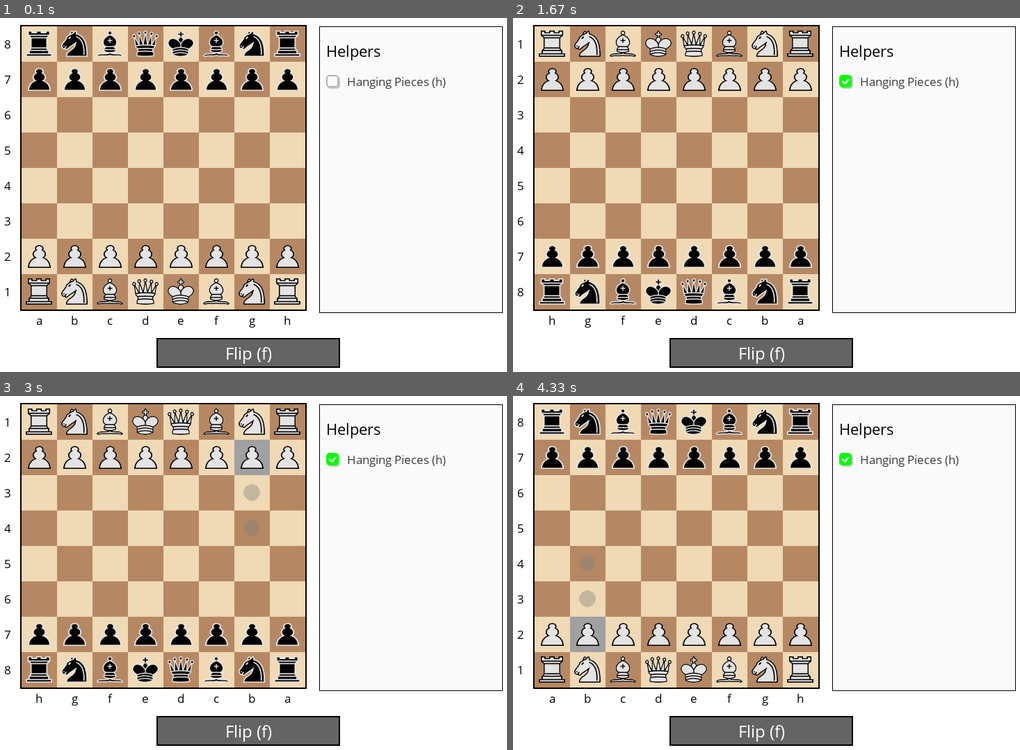
Above: before the commit, frames 1-4 (two rows, left to right).
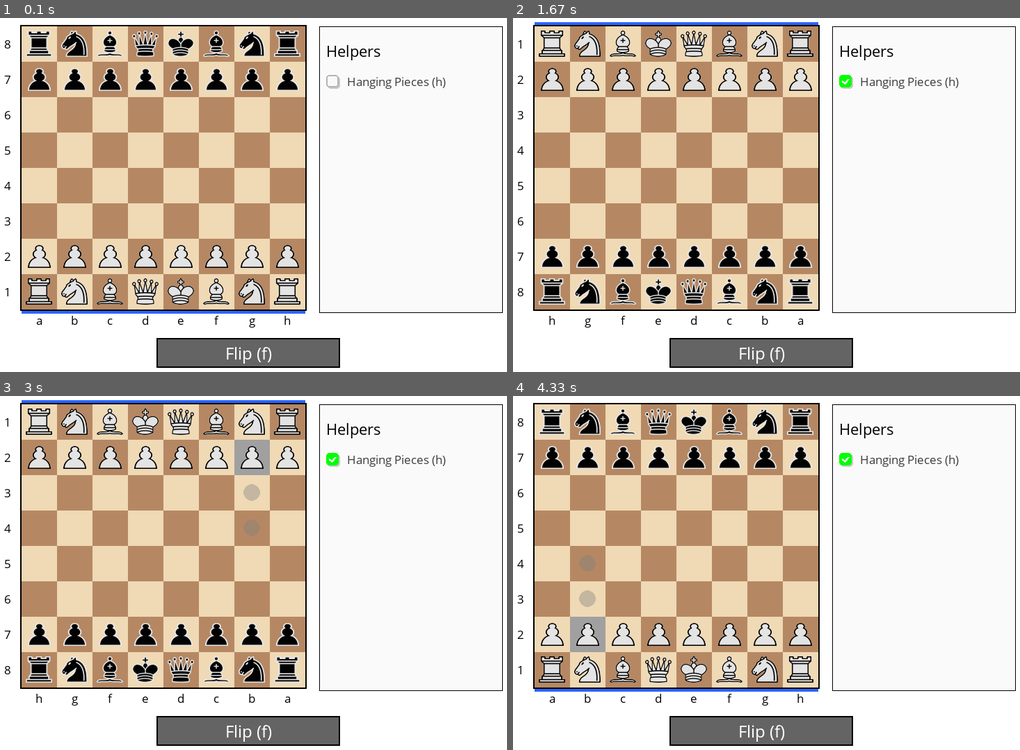
Above: after the commit, the same moments.

Repository: copperfishgh/testy
Game: pygame game, started from main.py
Two runs of this game, one before a commit and one after it. Both use one fixed random seed, a clock stepped at 60 frames per second and the inputs below.
Inputs (mouse positions are in pixels of both pictures, inside the frame that each line leads up to):
- Up to frame 1 (0.1 s): no input
- Up to frame 2 (1.67 s): click (847, 81) at 0.38 s; tap F at 0.67 s; move the mouse to (599, 131) at 1.17 s; click (599, 131) at 1.4 s
- Up to frame 3 (3 s): move the mouse to (111, 427) at 1.77 s; click (111, 427) at 2.08 s; move the mouse to (258, 442) at 2.53 s; click (258, 442) at 2.93 s
- Up to frame 4 (4.33 s): tap F at 3.53 s

The runs differ from the first frame. In frame 1, 0.4% of the frame differs, in the area x 4-61%, y 82-84%; in frame 2, 0.4%; in frame 3, 0.4%; in frame 4, 0.4%.

Commit message:
Add LED blue turn indicator with board flip support
- Implement simple solid LED blue rectangle to indicate whose turn it is
- Position indicator on current player's side of board (bottom for white, top for black)
- Handle board flipping correctly - indicator follows player pieces when board is flipped
- Clean, visible 4px thick bar that spans the width of the board

🤖 Generated with [Claude Code](https://claude.ai/code)

Co-Authored-By: Claude <noreply@anthropic.com>

Diff:
--- a/display.py
+++ b/display.py
@@ -233,12 +233,12 @@
         """Draw the pre-created move indicator at specified position"""
         screen.blit(self.move_indicator, (x, y))
 
-    def draw_hanging_piece_indicator(self, screen, x: int, y: int, is_active_player: bool) -> None:
-        """Draw an indicator for hanging pieces - red for active player (danger), green for opponent (opportunity)"""
+    def draw_hanging_piece_indicator(self, screen, x: int, y: int, is_player_piece: bool) -> None:
+        """Draw an indicator for hanging pieces - red for player (danger), green for opponent (opportunity)"""
         border_thickness = 4
 
-        # Choose color based on whether it's the active player's piece or opponent's
-        if is_active_player:
+        # Choose color based on whether it's the player's piece or opponent's piece
+        if is_player_piece:
             indicator_color = Colors.ANNOTATION_WARNING  # Red for player's hanging pieces (danger)
         else:
             indicator_color = Colors.ANNOTATION_POSITIVE  # Green for opponent's hanging pieces (opportunity)
@@ -246,6 +246,48 @@
         # Draw border on all four edges
         border_rect = pygame.Rect(x, y, self.square_size, self.square_size)
         pygame.draw.rect(screen, indicator_color, border_rect, border_thickness)
+
+    def draw_turn_indicator(self, screen, board_state: BoardState, is_board_flipped: bool) -> None:
+        """Draw LED blue rectangle on the current player's side of the board"""
+        # Board dimensions
+        board_size = self.square_size * 8
+        board_left = self.board_margin_x
+        board_top = self.board_margin_y
+        board_bottom = board_top + board_size
+
+        # LED blue color for turn indicator
+        led_blue = (40, 100, 255)
+
+        # Simple solid LED blue rectangle - twice the size of the board border
+        board_border_thickness = 2  # The black border around the board
+        indicator_thickness = board_border_thickness * 2  # Twice the border size
+
+        # Create rectangle spanning the width of the board
+        indicator_rect = pygame.Rect(board_left, 0, board_size, indicator_thickness)
+
+        # Position based on whose turn it is AND board orientation
+        # White pieces are on bottom when not flipped, on top when flipped
+        # Black pieces are on top when not flipped, on bottom when flipped
+
+        if board_state.current_turn == Color.WHITE:
+            # White's turn - show indicator on white's side
+            if is_board_flipped:
+                # Board flipped: white pieces are on top
+                indicator_rect.y = board_top - indicator_thickness - 2
+            else:
+                # Normal: white pieces are on bottom
+                indicator_rect.y = board_bottom + 2
+        else:
+            # Black's turn - show indicator on black's side
+            if is_board_flipped:
+                # Board flipped: black pieces are on bottom
+                indicator_rect.y = board_bottom + 2
+            else:
+                # Normal: black pieces are on top
+                indicator_rect.y = board_top - indicator_thickness - 2
+
+        # Draw the solid LED blue rectangle
+        pygame.draw.rect(screen, led_blue, indicator_rect)
 
     def is_animation_active(self) -> bool:
         """Check if any animations are currently running"""
@@ -335,9 +377,11 @@
                 if self.is_help_option_enabled("hanging_pieces") and piece:
                     hanging_pieces = board_state.get_hanging_pieces(piece.color)
                     if (row, col) in hanging_pieces:
-                        # Determine if this piece belongs to the active player
-                        is_active_player = (piece.color == board_state.current_turn)
-                        self.draw_hanging_piece_indicator(screen, x, y, is_active_player)
+                        # Determine player color based on board orientation
+                        # Player = pieces on bottom (white when not flipped, black when flipped)
+                        player_color = Color.BLACK if is_board_flipped else Color.WHITE
+                        is_player_piece = (piece.color == player_color)
+                        self.draw_hanging_piece_indicator(screen, x, y, is_player_piece)
 
         # Draw board border (use actual board size based on squares)
         actual_board_size = self.square_size * 8
@@ -521,6 +565,7 @@
         # Draw all components
         self.draw_board(screen, board_state, selected_square_coords, highlighted_moves, is_board_flipped)
         self.draw_help_panel(screen)
+        self.draw_turn_indicator(screen, board_state, is_board_flipped)
 
         # Draw stalemate overlay if needed
         if board_state.is_in_stalemate:
